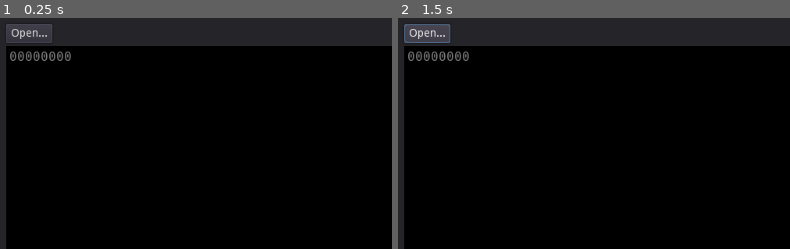
Above: before the commit, frames 1-2 (left to right).
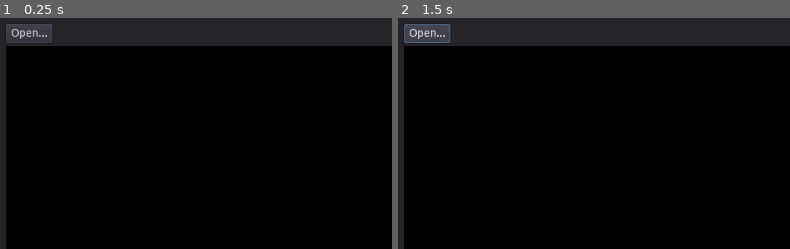
Above: after the commit, the same moments.

Repository: Zylann/hex_viewer
Game: Godot game, scene res://main.tscn
The game is run twice, just before and just after one commit, with the same random seed, the same clock (stepped at 60 frames per second) and the same inputs.
Inputs:
- Up to frame 1 (0.25 s): no input
- Up to frame 2 (1.5 s): click "Open..." at 0.5 s; click "Open..." at 1.25 s
The pictures show only the part of the screen within x 0-50%, y 0-50%; the shares and areas given below are measured in that part.

The runs differ from the first frame. In frame 1, 0.4% of the frame differs, in the area x 2-19%, y 14-19%; in frame 2, 0.4%.
Error after the commit: Division By Zero in operator '/'. (res://minimap.gd:73)

Commit message:
Minimap scrolling

Diff:
--- /dev/null
+++ b/gradient.tres
@@ -0,0 +1,5 @@
+[gd_resource type="Gradient" format=2]
+
+[resource]
+offsets = PoolRealArray( 0, 0.27566, 0.592375, 0.791789, 0.878676, 1 )
+colors = PoolColorArray( 0, 0, 0, 1, 1, 0, 0, 1, 1, 0.926939, 0.332016, 1, 0.148438, 1, 0, 1, 0, 0.633588, 1, 1, 1, 1, 1, 1 )
--- /dev/null
+++ b/gradient_texture.tres
@@ -0,0 +1,7 @@
+[gd_resource type="GradientTexture" load_steps=2 format=2]
+
+[ext_resource path="res://gradient.tres" type="Gradient" id=1]
+
+[resource]
+gradient = ExtResource( 1 )
+width = 256
--- a/main.gd
+++ b/main.gd
@@ -19,10 +19,11 @@
 	for i in 256:
 		var col = gradient.interpolate(i / 256.0)
 		_colors.append(col)
-	#open_file("D:/PROJETS/INFO/GODOT/TESTS/Godot31/HexViewer/main.gd")
-	#open_file("D:/PROJETS/INFO/GODOT/bin/Godot_v3.1-stable_win64.exe")
+	#open_file("D:/PROJETS/INFO/GODOT/Plugins/HTerrain/hterrain/addons/zylann.hterrain/hterrain.gd")
+	#open_file("D:/PROJETS/INFO/GODOT/Games/HexViewer/main.gd")
+	open_file("D:/PROJETS/INFO/GODOT/bin/Godot_v3.1-stable_win64.exe")
 	#open_file("C:/Users/Marc/AppData/Roaming/.minecraft/saves/2b2t_org/region/r.0.0.mca")
-	open_file("D:/SONS/rus_battlecry11.wav")
+	#open_file("D:/SONS/rus_battlecry11.wav")
 
 
 func open_file(fpath):
--- a/main.tscn
+++ b/main.tscn
@@ -1,20 +1,18 @@
-[gd_scene load_steps=7 format=2]
+[gd_scene load_steps=8 format=2]
 
 [ext_resource path="res://main.gd" type="Script" id=1]
-[ext_resource path="res://main_view.gd" type="Script" id=2]
-[ext_resource path="res://text_view.gd" type="Script" id=3]
-[ext_resource path="res://hack_regular.tres" type="DynamicFont" id=4]
-[ext_resource path="res://minimap.gd" type="Script" id=5]
-
-[sub_resource type="Gradient" id=1]
-offsets = PoolRealArray( 0, 0.27566, 0.592375, 0.791789, 0.897361, 1 )
-colors = PoolColorArray( 0, 0, 0, 1, 1, 0, 0, 1, 1, 0.926939, 0.332016, 1, 0.148438, 1, 0, 1, 0, 1, 1, 1, 1, 1, 1, 1 )
+[ext_resource path="res://gradient.tres" type="Gradient" id=2]
+[ext_resource path="res://main_view.gd" type="Script" id=3]
+[ext_resource path="res://text_view.gd" type="Script" id=4]
+[ext_resource path="res://hack_regular.tres" type="DynamicFont" id=5]
+[ext_resource path="res://minimap_material.tres" type="Material" id=6]
+[ext_resource path="res://minimap.gd" type="Script" id=7]
 
 [node name="Main" type="Panel"]
 anchor_right = 1.0
 anchor_bottom = 1.0
 script = ExtResource( 1 )
-gradient = SubResource( 1 )
+gradient = ExtResource( 2 )
 
 [node name="VBoxContainer" type="VBoxContainer" parent="."]
 anchor_right = 1.0
@@ -55,16 +53,22 @@
 margin_right = -4.0
 margin_bottom = -4.0
 size_flags_horizontal = 3
-script = ExtResource( 3 )
-font = ExtResource( 4 )
+script = ExtResource( 4 )
+font = ExtResource( 5 )
 
 [node name="Minimap" type="Control" parent="VBoxContainer/Main"]
+self_modulate = Color( 0.74902, 0.74902, 0.74902, 1 )
+material = ExtResource( 6 )
 margin_left = 992.0
 margin_right = 1008.0
 margin_bottom = 528.0
 rect_min_size = Vector2( 16, 0 )
 rect_clip_content = true
-script = ExtResource( 5 )
+script = ExtResource( 7 )
+
+[node name="Overlay" type="Control" parent="VBoxContainer/Main/Minimap"]
+anchor_right = 1.0
+anchor_bottom = 1.0
 
 [node name="StatusBar" type="HBoxContainer" parent="VBoxContainer"]
 margin_top = 560.0
@@ -77,3 +81,4 @@
 margin_right = 68.0
 margin_bottom = 19.0
 text = "Status text"
+[connection signal="draw" from="VBoxContainer/Main/Minimap/Overlay" to="VBoxContainer/Main/Minimap" method="_on_Overlay_draw"]
--- a/minimap.gd
+++ b/minimap.gd
@@ -1,14 +1,20 @@
 extends Control
+
+onready var _overlay = get_node("Overlay")
 
 var _images = []
 var _textures = []
 var _row_index = 0
 var _strip_width = 16
+var _strip_height = 4096
+var _total_rows = 0
 
 
 func update_textures(buffer):
 	_images.clear()
 	_textures.clear()
+
+	_total_rows = len(buffer) / _strip_width
 
 	_images = _make_hex_images(buffer)
 
@@ -21,29 +27,61 @@
 	print("Spent ", time_spent, " ms uploading textures")
 
 	update()
+	_overlay.update()
 
 
 func set_row_index(i):
 	if _row_index != i:
 		_row_index = i
 		update()
+		_overlay.update()
 
 
 func _draw():
 	if len(_textures) == 0:
 		return
-	# TODO
-	var tex = _textures[0]
-	var dst_rect = Rect2(0, 0, _strip_width, tex.get_height())
-	var src_rect = Rect2(0, 0, _strip_width, tex.get_height())
+
+	var visible_rows_on_map = int(rect_size.y)
+	var visible_rows_on_text = 20 # TODO Get proper value
+	var ratio = _row_index / float(_total_rows)
+
+	var virtual_map_offset = -int(ratio * (_total_rows - visible_rows_on_map + visible_rows_on_text))
+
+	var strip_index = -virtual_map_offset / _strip_height
+	var total_strips = _total_rows / _strip_height + 1
+
+	var map_offset = virtual_map_offset + _strip_height * strip_index
+	#print(strip_index)
+
+	_draw_strip(strip_index, map_offset)
+	if strip_index + 1 < total_strips:
+		_draw_strip(strip_index + 1, map_offset + _strip_height)
+
+
+func _draw_strip(strip_index, y):
+	var strips_per_page = _strip_height / _strip_width
+	var page = strip_index / strips_per_page
+	var tex = _textures[page]
+	var src_rect = Rect2((strip_index % strips_per_page) * _strip_width, 0, _strip_width, tex.get_height())
+	var dst_rect = Rect2(0, y, _strip_width, tex.get_height())
 	draw_texture_rect_region(tex, dst_rect, src_rect)
+
+
+func _on_Overlay_draw():
+	var ci = _overlay
+	var visible_rows_on_text = 20 # TODO Get proper value
+	var ratio = _row_index / float(_total_rows)
+	var win_offset = ratio * (rect_size.y - visible_rows_on_text)
+	var win_rect = Rect2(1, win_offset, rect_size.x - 1, visible_rows_on_text)
+	ci.draw_rect(win_rect, Color(1,1,1,0.3), true)
+	ci.draw_rect(win_rect, Color(1,1,1,0.7), false)
 
 
 func _make_hex_images(buffer):
 	var time_before = OS.get_ticks_msec()
 
 	var strip_width = _strip_width
-	var strip_height = 4096
+	var strip_height = _strip_height
 
 	var strip_area = strip_width * strip_height
 	var strip_count = buffer.size() / strip_area + 1
--- /dev/null
+++ b/minimap.shader
@@ -0,0 +1,9 @@
+shader_type canvas_item;
+
+uniform sampler2D u_gradient;
+
+void fragment() {
+	float key = texture(TEXTURE, UV).r;
+	vec3 col = texture(u_gradient, vec2(key, 0)).rgb;
+	COLOR = vec4(col, COLOR.a);
+}
--- /dev/null
+++ b/minimap_material.tres
@@ -0,0 +1,8 @@
+[gd_resource type="ShaderMaterial" load_steps=3 format=2]
+
+[ext_resource path="res://minimap.shader" type="Shader" id=1]
+[ext_resource path="res://gradient_texture.tres" type="Texture" id=2]
+
+[resource]
+shader = ExtResource( 1 )
+shader_param/u_gradient = ExtResource( 2 )
--- a/text_view.gd
+++ b/text_view.gd
@@ -56,7 +56,7 @@
 
 	for i in displayed_row_count:
 		var row_begin_offset = begin_offset + i * _row_width
-		if row_begin_offset > len(buffer):
+		if row_begin_offset >= len(buffer):
 			break
 
 		var row_end_offset = row_begin_offset + _row_width
@@ -74,7 +74,6 @@
 			hex_string += str(_hex_to_string[buffer[j]], " ")
 		draw_string(font, pos, hex_string, text_color)
 		pos.x += hex_text_width
-
 		var sub = buffer.subarray(row_begin_offset, row_end_offset - 1)
 		for j in len(sub):
 			var c = sub[j]
Not shown: 1 places in main.tscn that only renumber resources
